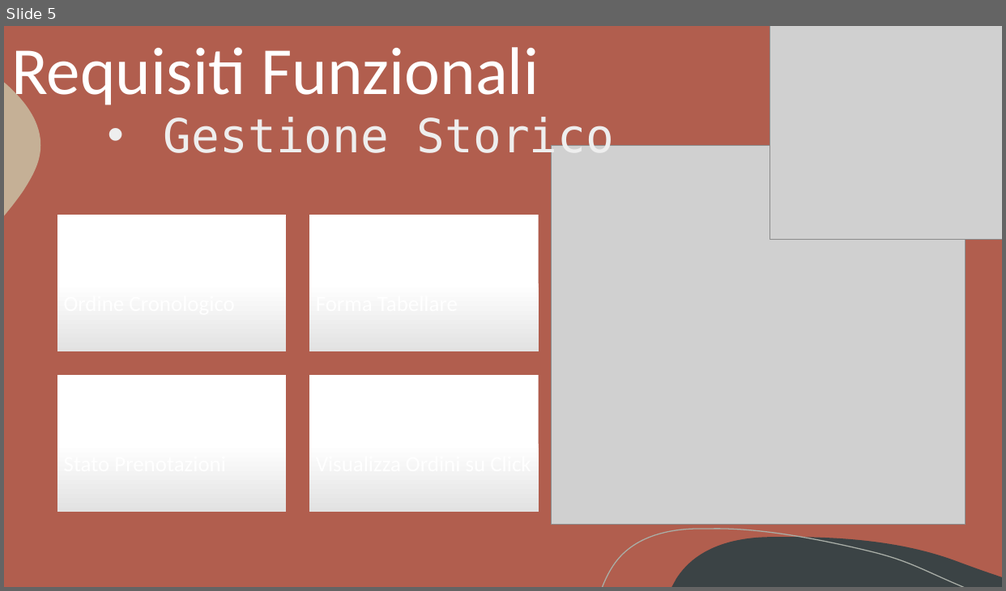
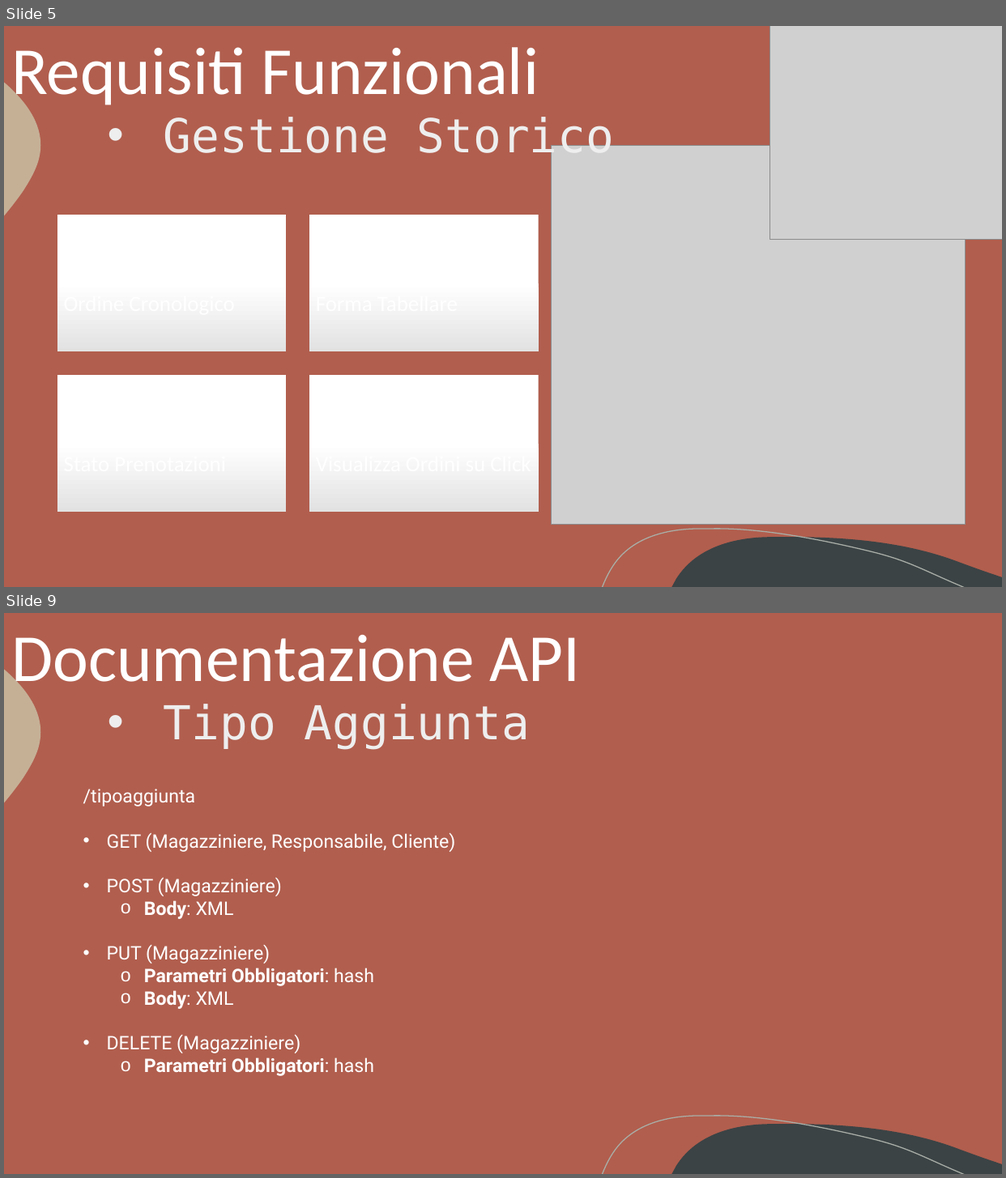
Before and after one commit to Gabriele-P03/Progetto_Ing_Web, a slide deck: appunti/PP/Presentazione.pptx. Shown one above the other, each under a label of ours: slide 5 before the commit, slides 5 and 9 after it; the slides between them are not shown. The pictures are 1006x591 and 1006x1178 pixels, drawn with LibreOffice and Linux fonts; fonts in the diff are those of the drawing; grey boxes stand for pictures. Boxes give left, top, right and bottom in pixels: in the first picture for what was removed or moved away, otherwise in the second. Text is boxed around its words. In the diff, an @@ line names an element or a change of style, - is before the commit and + after.

```diff
--- a/appunti/PP/Presentazione.pptx
+++ b/appunti/PP/Presentazione.pptx
@@ slide 9 added at (4, 613, 1002, 1174), background #B15E4E; not listed: 3 template elements that a slide beside it also shows @@
@@ title added at (11, 635, 581, 697), 64.8 pt, text #FFFFFF @@
+Documentazione API
@@ text added at (164, 704, 530, 749), 45 pt, text #EEEEEE @@
+• Tipo Aggiunta
@@ text added at (83, 789, 455, 1076), 18 pt, text #FFFFFF @@
+/tipoaggiunta
+• GET (Magazziniere, Responsabile, Cliente)
+• POST (Magazziniere)
+  o Body: XML
+• PUT (Magazziniere)
+  o Parametri Obbligatori: hash
+  o Body: XML
+• DELETE (Magazziniere)
+  o Parametri Obbligatori: hash
```
Also in this commit, not shown: 1 slide changed, 13 other slides added, 1 other file.
